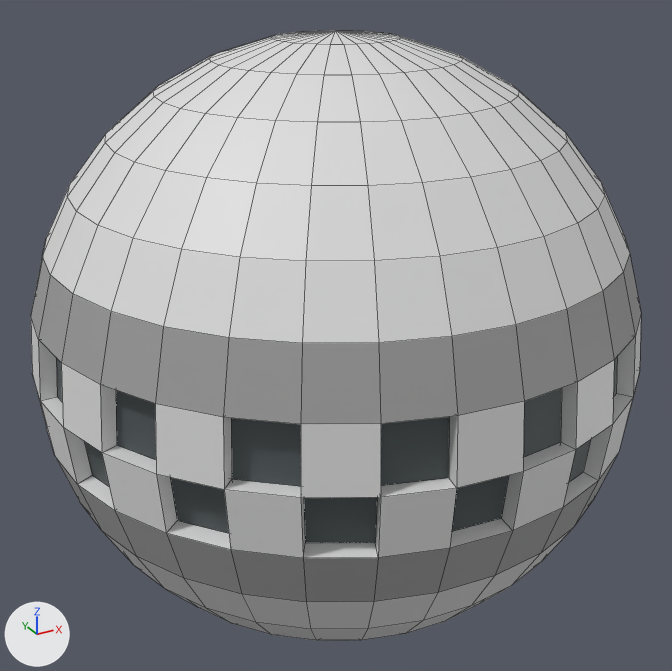
Two versions of the Blender file Program/Ψ/Data/Ball/Ball.blend, one commit apart.
Before and after are seen from a camera (50 mm lens) standing at (-1.416, -2.574, 1.286) and looking at (0.0, 0.0, -0.001). Arrows for +X, +Y and +Z are at lower left; the lights stay in place. Mesh edges are drawn as thin lines.
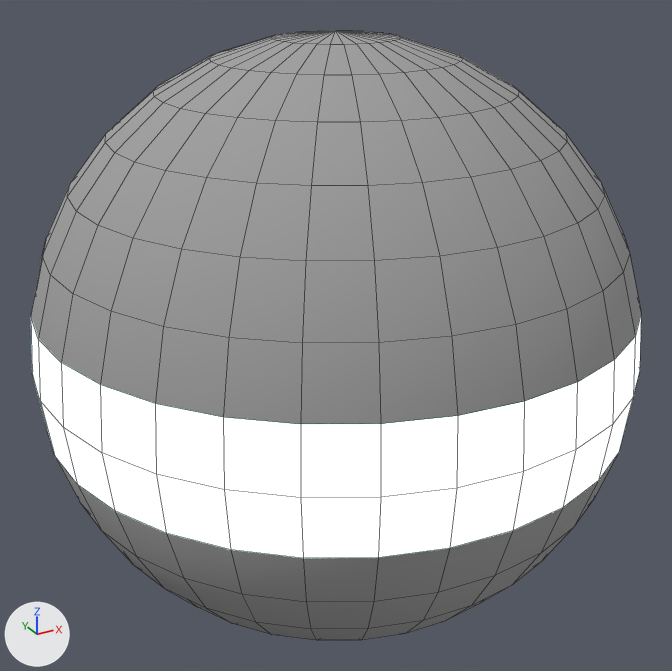
The change, as a diff of the scene's bpy script:
```diff
--- a/Program/Ψ/Data/Ball/Ball.blend.py
+++ b/Program/Ψ/Data/Ball/Ball.blend.py
@@ mat_material_001 @@
 mat_material_001 = principled_material('Material.001')
-mat_material_001.base_color = (0.743, 0.743, 0.743)  # light grey #e0e0e0
+mat_material_001.base_color = (0.363, 0.363, 0.363)  # grey #a2a2a2
@@ mat_material @@
+mat_material = principled_material('Material')
+mat_material.base_color = (0.0, 0.871, 0.805)  # cyan #00f0e8
+mat_material.roughness = 1.0
+mat_material.emission_strength = 1.0
@@ me_sphere_001 @@
 # used by ob_sphere; location = (0.0, 0.0, 0.0)
-me_sphere_001.from_pydata(...)  # 578 vertices, 640 faces; spans x -1.0..1.0, y -1.0..1.0, z -1.0..1.0
-me_sphere_001.materials.append(mat_material_002)  # dark grey #4c5557
+me_sphere_001.from_pydata(...)  # 482 vertices, 512 faces; spans x -1.0..1.0, y -1.0..1.0, z -1.0..1.0
+# me_sphere_001 part 1
+# 96 vertices are removed from x -0.95..0.95, y -0.95..0.95, z -0.19..0.19
+# 160 faces are deleted
+# 32 new faces join them, mat_material (cyan #00f0e8)
+# me_sphere_001 part 2: 480 kept faces spanning x -1.0..1.0, y -1.0..1.0, z -1.0..1.0 are now shaded smooth
+# me_sphere_001 part 3: 32 faces spanning x -1.0..1.0, y -1.0..1.0, z -0.2..0.2 switch from mat_material_001 (light grey #e0e0e0) to mat_material (cyan #00f0e8)
+# me_sphere_001 part 4: 64 faces spanning x -0.98..0.98, y -0.98..0.98, z -0.38..0.38 switch from mat_material_003 (grey #a1a1a1) to mat_material_001 (grey #a2a2a2)
```

What differs and where, as boxes [x1, y1, x2, y2] in the pictures (672 x 671 px):
'Sphere', recoloured, reshaped (white to grey)
    both: [31, 31, 641, 640]
part 1 of me_sphere_001, cut back
    both: [34, 337, 635, 558]
part 2 of me_sphere_001, shading changed
    both: [42, 31, 630, 640]
part 3 of me_sphere_001, recoloured (grey to white)
    both: [31, 316, 641, 558]
part 4 of me_sphere_001, recoloured
    both: [31, 255, 641, 602]
